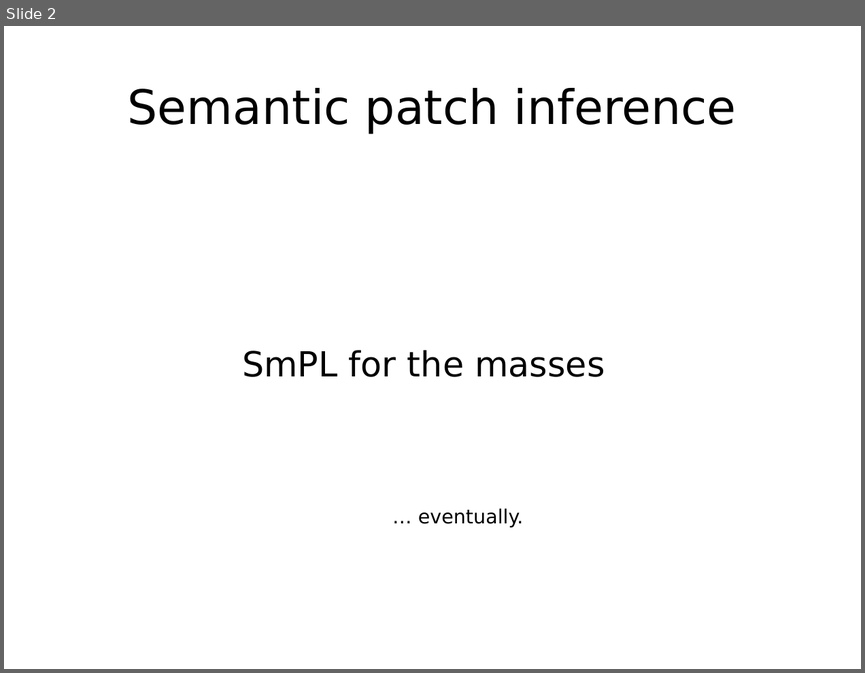
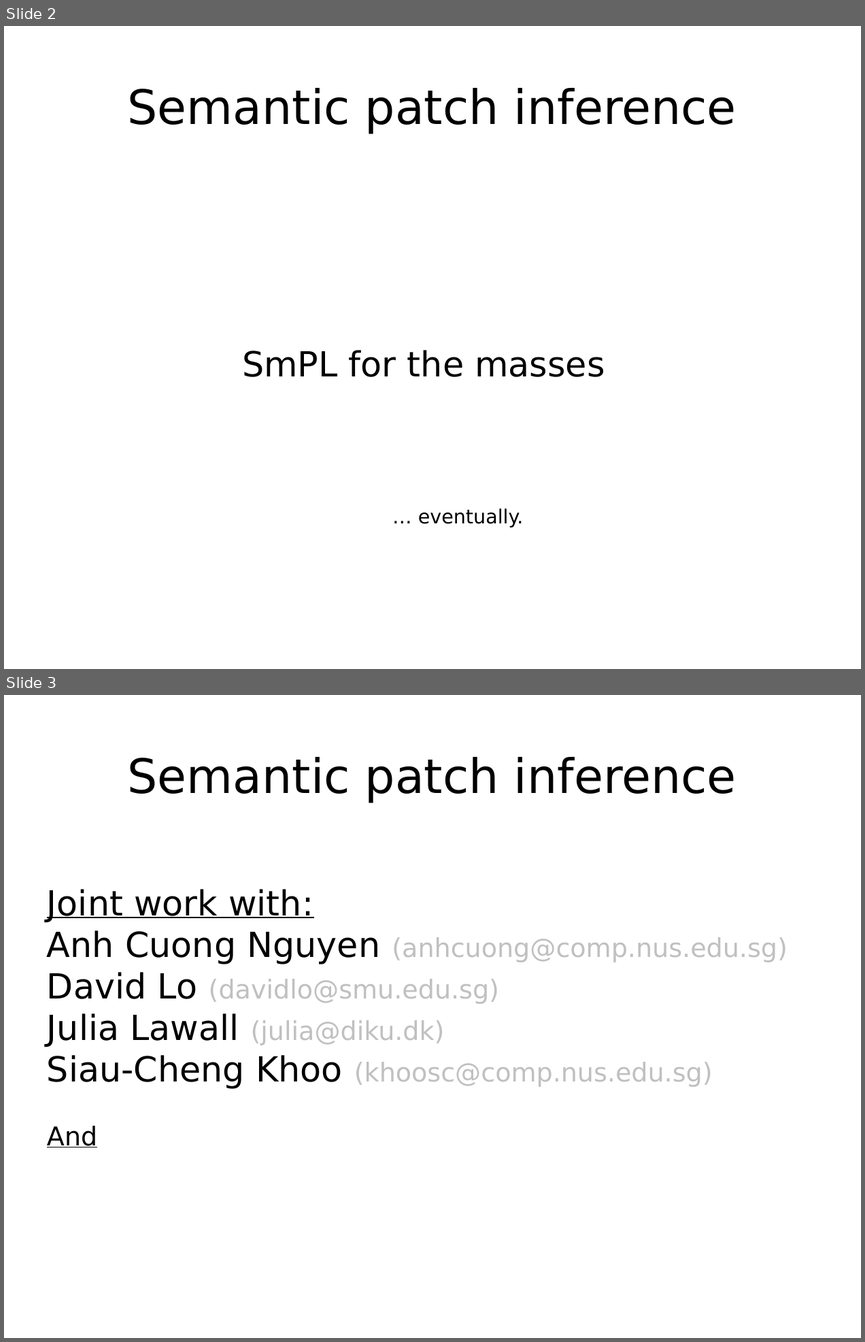
Before and after one commit to jespera/spdiff, a slide deck: demos/ASE2012/tool-teaser/teaser-talk.odp. Shown one above the other, each under a label of ours: slide 2 before the commit, slides 2 and 3 after it. The pictures are 865x673 and 865x1342 pixels, drawn with LibreOffice and Linux fonts; fonts in the diff are those of the drawing. Boxes give left, top, right and bottom in pixels: in the first picture for what was removed or moved away, otherwise in the second. Text is boxed around its words. In the diff, an @@ line names an element or a change of style, - is before the commit and + after.

```diff
--- a/demos/ASE2012/tool-teaser/teaser-talk.odp
+++ b/demos/ASE2012/tool-teaser/teaser-talk.odp
@@ slide 3 added at (4, 695, 861, 1338), background #FFFFFF @@
@@ title added at (127, 757, 736, 803), 44 pt, text #000000 @@
+Semantic patch inference
@@ subtitle added at (47, 889, 787, 1147), 24 pt, text #C0C0C0 @@
+Joint work with:
+Anh Cuong Nguyen (anhcuong@comp.nus.edu.sg)
+David Lo (davidlo@smu.edu.sg)
+Julia Lawall (julia@diku.dk)
+Siau-Cheng Khoo (khoosc@comp.nus.edu.sg)
+And
```
Also in this commit, not shown: 1 other slide added, 1 slide removed.
